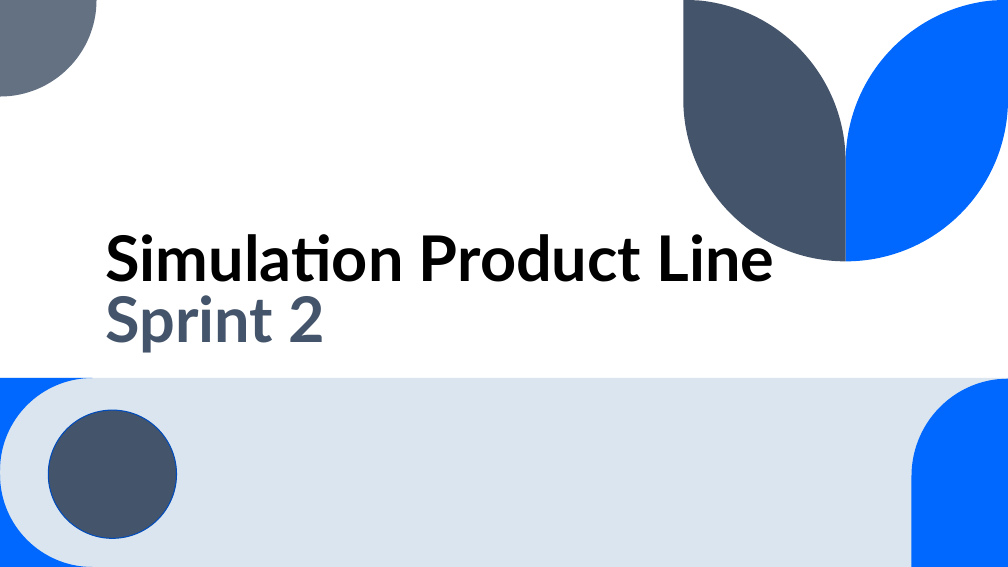
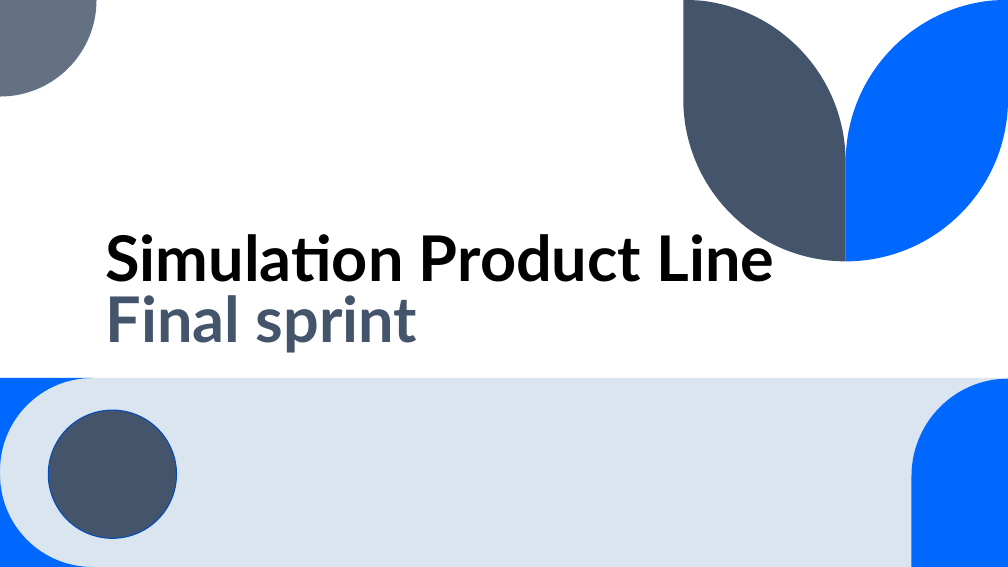
Before and after one commit to Jvandijk335/SI-A_TrIP_Simulation, a slide deck: slide 1 of 00_Presentations/Sprint 2.pptx. Drawn at 1008x567 pixels with LibreOffice and Linux fonts; fonts in the diff are those of the drawing. Boxes give left, top, right and bottom in pixels: in the first picture for what was removed or moved away, otherwise in the second. Text is boxed around its words. In the diff, an @@ line names an element or a change of style, - is before the commit and + after.

Commit message:
Final sprint

```diff
--- a/00_Presentations/Sprint 2.pptx
+++ b/00_Presentations/Sprint 2.pptx
@@ title at box(106, 227, 775, 353): text changed @@
-Simulation Product Line
-Sprint 2
+Simulation Product Line
+Final sprint
```
Also in this commit, not shown: 2 other slides changed, 8 other files.
